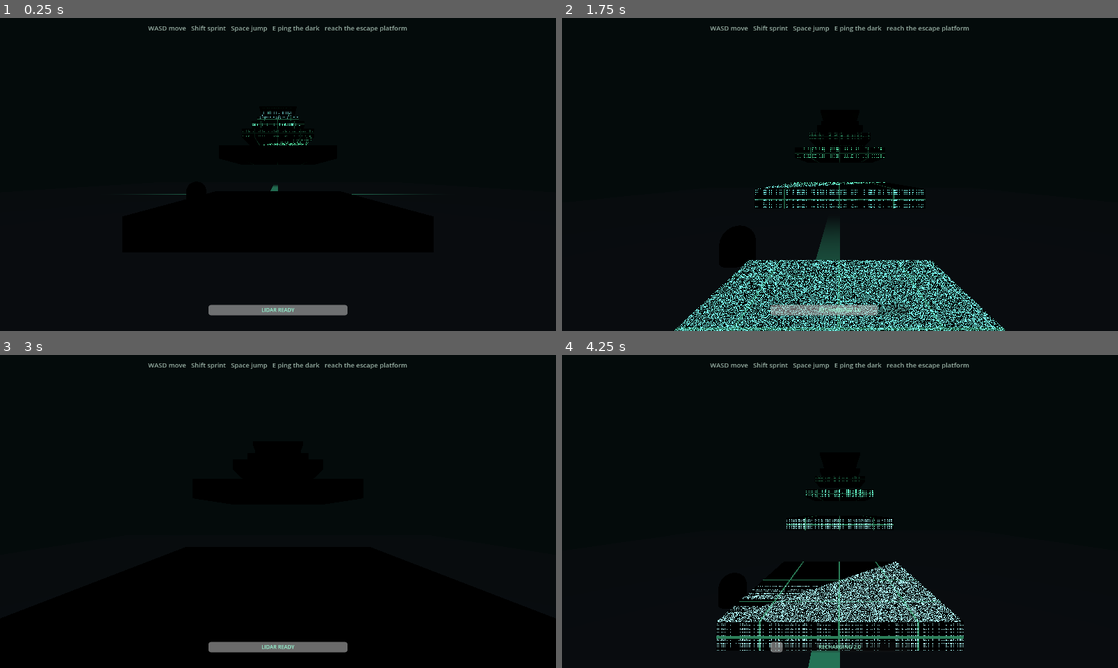
Above: before the commit, frames 1-4 (two rows, left to right).
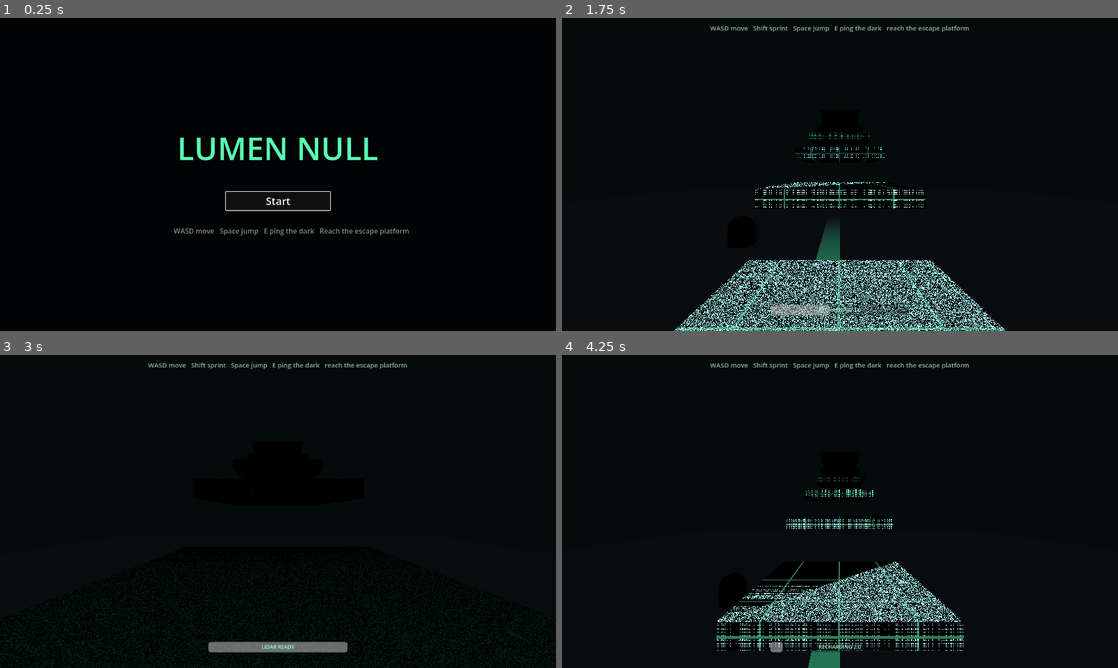
Above: after the commit, the same moments.

Repository: eliasz-git/lumen-null
Game: Godot game, scene res://scenes/title_screen.tscn
Two runs of this game, one before a commit and one after it. Both use one fixed random seed, a clock stepped at 60 frames per second and the inputs below. Before the commit the project starts from res://scenes/level.tscn.
Inputs (mouse positions are in pixels of both pictures, inside the frame that each line leads up to):
- Up to frame 1 (0.25 s): no input
- Up to frame 2 (1.75 s): click (840, 199) at 0.5 s, where only the run after the commit has a clickable "Start"; tap Enter at 1.25 s; move the mouse to (867, 174) at 1.27 s; hold W (move_forward) from 1.28 s (still down); tap E at 1.35 s; tap Space (jump) at 1.52, 1.55 s
- Up to frame 3 (3 s): keep holding W (move_forward); tap Space (jump) at 1.82, 2.1, 2.27, 2.57 s; move the mouse to (250, 511) at 2.02 s; tap E at 2.3 s; move the mouse to (289, 505) at 2.77 s; hold Shift (sprint) from 2.78 s (still down)
- Up to frame 4 (4.25 s): keep holding W (move_forward); tap Space (jump) at 3.05, 3.5, 3.77, 4.07 s; move the mouse to (834, 517) at 3.52 s; release Shift (sprint) at 3.53 s; tap R at 3.6 s; tap E at 3.8 s

The runs differ from the first frame. In frame 1, 3.1% of the frame differs, in the area x 22-78%, y 2-96%; in frame 2, 5.5%; in frame 3, 8.8%, in the area x 0-100%, y 76-100%; in frame 4, nothing differs.

Commit message:
feat: Sprint 3 LUM-8 — title/start screen
- title_screen.tscn: title label, start button, instructions
- title_screen.gd: start button changes to level scene, ESC quits
- project.godot: main scene set to title_screen.tscn
- Removed unused ground_navmesh.tres

Diff:
--- a/materials/ground_navmesh.tres
+++ /dev/null
@@ -1,16 +0,0 @@
-[gd_resource type="NavigationMesh" format=3]
-
-[resource]
-vertices = PackedVector3Array([
-	Vector3(-24.0, -0.2, -24.0),
-	Vector3(24.0, -0.2, -24.0),
-	Vector3(24.0, -0.2, 24.0),
-	Vector3(-24.0, -0.2, 24.0),
-])
-indices = PackedInt32Array([
-	0, 1, 2,
-	0, 2, 3,
-])
-polygon_up = Vector3(0, 1, 0)
-edge_connection_margin = 0.4
-path_margin = 0.4
--- a/project.godot
+++ b/project.godot
@@ -11,7 +11,7 @@
 [application]
 
 config/name="LUMEN NULL"
-run/main_scene="res://scenes/level.tscn"
+run/main_scene="res://scenes/title_screen.tscn"
 config/features=PackedStringArray("4.7", "Forward Plus")
 config/icon="res://icon.svg"
 
--- /dev/null
+++ b/scenes/title_screen.tscn
@@ -0,0 +1,58 @@
+[gd_scene load_steps=3 format=3]
+
+[ext_resource type="Script" path="res://scripts/title_screen.gd" id="1"]
+
+[node name="TitleScreen" type="Control"]
+script = ExtResource("1")
+anchors_preset = 15
+anchor_left = 0.0
+anchor_top = 0.0
+anchor_right = 1.0
+anchor_bottom = 1.0
+size_flags_stretch_ratio = 1.0
+
+[node name="TitleLabel" type="Label" parent="."]
+anchors_preset = 15
+anchor_left = 0.0
+anchor_top = 0.0
+anchor_right = 1.0
+anchor_bottom = 1.0
+offset_left = 0.0
+offset_top = -120.0
+offset_right = 0.0
+offset_bottom = 0.0
+text = "LUMEN NULL"
+theme_override_colors/font_color = Color(0.35, 1.0, 0.7, 1)
+theme_override_font_sizes/font_size = 72
+horizontal_alignment = 1
+vertical_alignment = 1
+
+[node name="StartButton" type="Button" parent="."]
+anchors_preset = 15
+anchor_left = 0.5
+anchor_top = 0.5
+anchor_right = 0.5
+anchor_bottom = 0.5
+offset_left = -120.0
+offset_top = 40.0
+offset_right = 120.0
+offset_bottom = 80.0
+text = "Start"
+theme_override_font_sizes/font_size = 24
+focus_mode = 2
+
+[node name="InstructionsLabel" type="Label" parent="."]
+anchors_preset = 15
+anchor_left = 0.5
+anchor_top = 0.5
+anchor_right = 0.5
+anchor_bottom = 0.5
+offset_left = -240.0
+offset_top = 110.0
+offset_right = 240.0
+offset_bottom = 150.0
+text = "WASD move   Space jump   E ping the dark   Reach the escape platform"
+theme_override_colors/font_color = Color(0.7, 0.8, 0.75, 0.7)
+theme_override_font_sizes/font_size = 16
+horizontal_alignment = 1
+vertical_alignment = 1
--- /dev/null
+++ b/scripts/title_screen.gd
@@ -0,0 +1,20 @@
+extends Control
+
+## Title screen for LUMEN NULL. Start button transitions to the level.
+
+@onready var start_button: Button = $StartButton
+
+
+func _ready() -> void:
+	start_button.grab_focus()
+	start_button.pressed.connect(_on_start_pressed)
+
+
+func _on_start_pressed() -> void:
+	get_tree().change_scene_to_file("res://scenes/level.tscn")
+
+
+func _input(event: InputEvent) -> void:
+	if event is InputEventKey and event.pressed and not event.echo:
+		if event.keycode == KEY_ESCAPE:
+			get_tree().quit()
